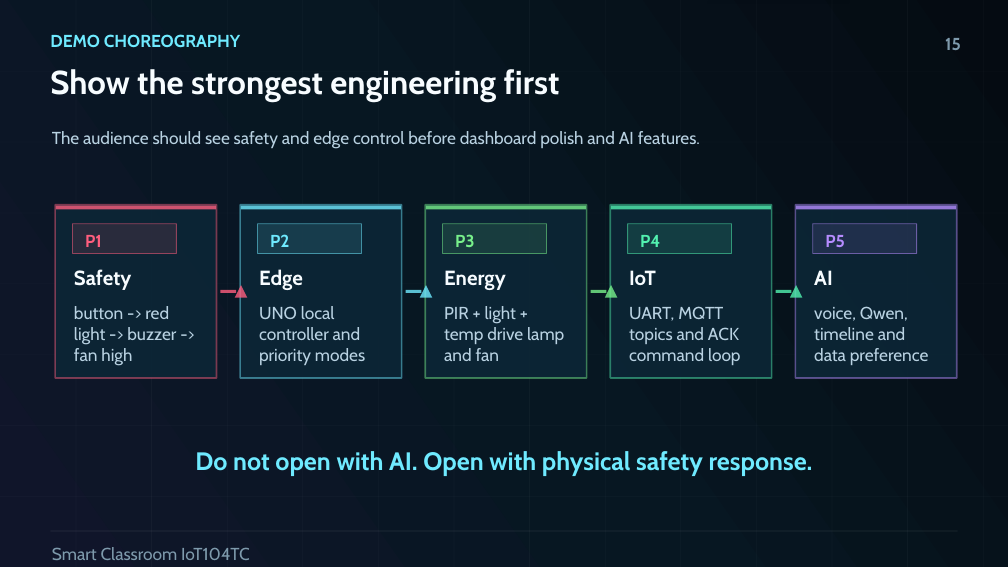
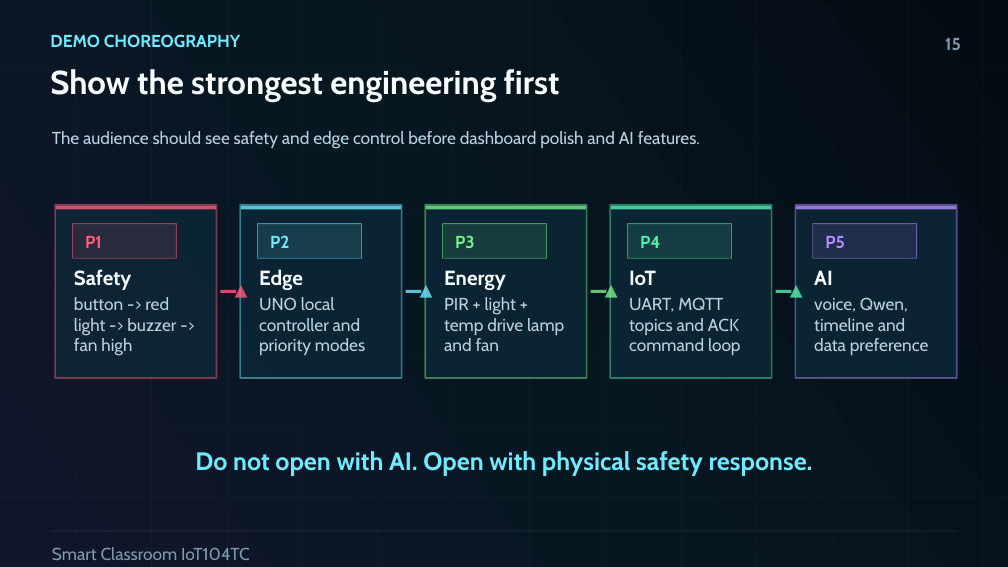
Before and after one commit to 3351666087/desktop-tutorial, a slide deck: slide 15 of docs/presentation/SmartClassroom_IoT104TC_Demo.pptx. Drawn at 1008x567 pixels with LibreOffice and Linux fonts; fonts in the diff are those of the drawing. Boxes give left, top, right and bottom in pixels: in the first picture for what was removed or moved away, otherwise in the second. Text is boxed around its words. In the diff, an @@ line names an element or a change of style, - is before the commit and + after.

```diff
--- a/docs/presentation/SmartClassroom_IoT104TC_Demo.pptx
+++ b/docs/presentation/SmartClassroom_IoT104TC_Demo.pptx
@@ rectangle: place and size @@
-rectangle at box(73, 224, 177, 254)
+rectangle at box(73, 224, 177, 259)
@@ rectangle: place and size @@
-rectangle at box(258, 224, 362, 254)
+rectangle at box(258, 224, 362, 259)
@@ rectangle: place and size @@
-rectangle at box(442, 224, 547, 254)
+rectangle at box(442, 224, 547, 259)
@@ rectangle: place and size @@
-rectangle at box(628, 224, 732, 254)
+rectangle at box(628, 224, 732, 259)
@@ rectangle: place and size @@
-rectangle at box(813, 224, 917, 254)
+rectangle at box(813, 224, 917, 259)
@@ text "button -> red light -> ...": place and size @@
-text "button -> red light -> ..." at box(74, 306, 176, 366)
+text "button -> red light -> ..." at box(74, 297, 176, 356)
@@ text "UNO local controller and priority ...": place and size @@
-text "UNO local controller and priority ..." at box(259, 306, 365, 365)
+text "UNO local controller and priority ..." at box(259, 297, 365, 355)
@@ text "PIR + light + temp ...": place and size @@
-text "PIR + light + temp ..." at box(444, 306, 564, 361)
+text "PIR + light + temp ..." at box(444, 297, 564, 351)
@@ text "UART, MQTT topics and ACK ...": place and size @@
-text "UART, MQTT topics and ACK ..." at box(629, 306, 741, 365)
+text "UART, MQTT topics and ACK ..." at box(629, 297, 741, 355)
@@ text "voice, Qwen, timeline and data ...": place and size @@
-text "voice, Qwen, timeline and data ..." at box(814, 306, 929, 365)
+text "voice, Qwen, timeline and data ..." at box(814, 297, 929, 355)
```
Also in this commit, not shown: 15 other slides changed, 18 other files.
